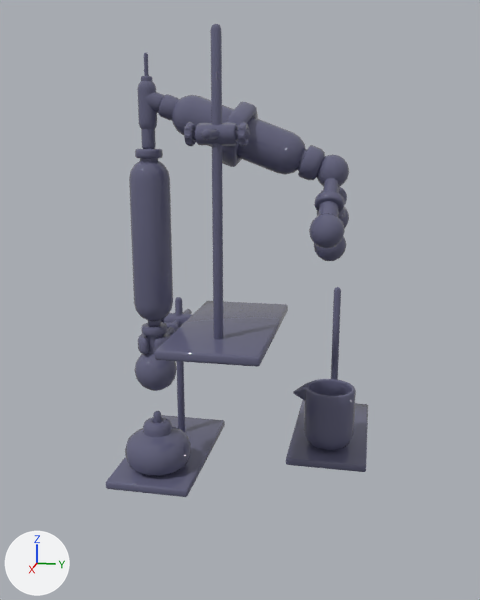
One commit to the FBX model LastMoon/Assets/_Resources/Model/Station/New Station/Station Material Shader/Construction/Model/Constructing_Fractional_Distiller.fbx: the scene before it, then after it.
Both versions are drawn from a 50 mm camera at (7.13, 1.44, 4.03) aimed at (-0.4, -0.06, 2.15). The axes (+X, +Y, +Z) are drawn at lower left. The lights are the same throughout. Where no turn or scale is listed for an object, it has been applied to the vertices. Vertices at the same position are counted once.

Names of what the first picture shows: 'Stand_Base001'.
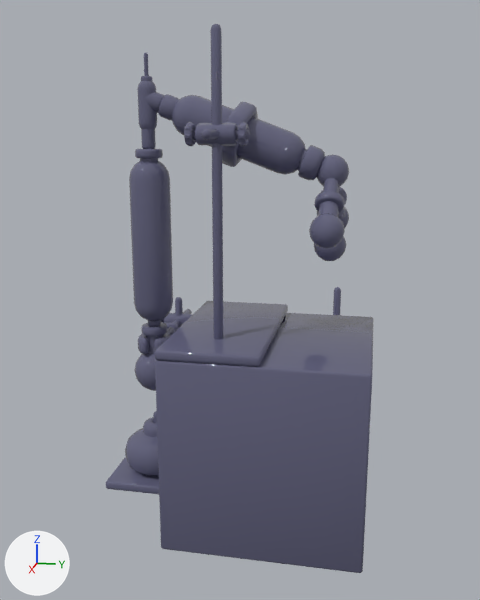
Boxes [x1, y1, x2, y2] around the edits, measured in the pictures (480 x 600 px):
```json
{"object": "Stand_Base001", "change": "reshaped", "before": [106, 24, 368, 497], "after": [106, 24, 374, 573], "on screen": "16% taller"}
{"part": 1, "of": "me_mesh", "change": "added", "after": [155, 313, 374, 573], "on screen": "blue"}
```

Scene script edits in JSON lines:
```json
{"block": "me_mesh", "where": "# used by ob_stand_base001; location = (-1.0, -1.0, 0.0)"}
{"op": "remove", "block": "me_mesh", "code": "me_mesh.from_pydata(...)  # 14658 vertices, 15137 faces; spans x -1.5..2.5, y -0.5..2.5, z 0.0..5.0"}
{"op": "add", "block": "me_mesh", "code": "me_mesh.from_pydata(...)  # 14748 vertices, 15241 faces; spans x -1.5..2.5, y -0.5..2.5, z 0.0..5.0"}
{"block": "me_mesh", "change": "me_mesh part 1: a new loose piece of 90 vertices spanning x 0.5..2.5, y 0.5..2.5, z 0.0..2.0, in mat_mat_base (blue #63637e)"}
```
